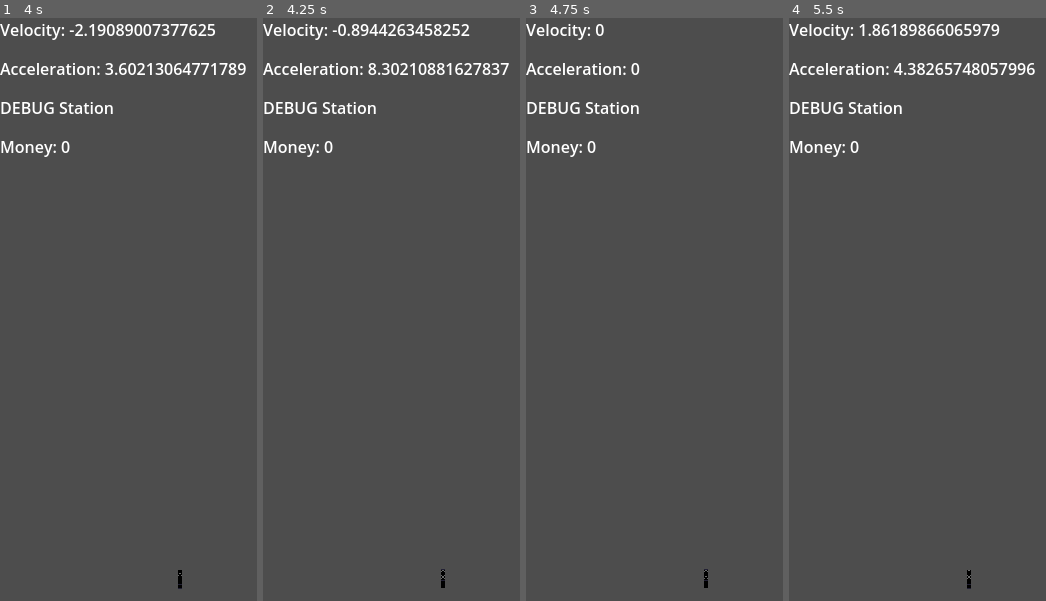
Above: before the commit, frames 1-4 (left to right).
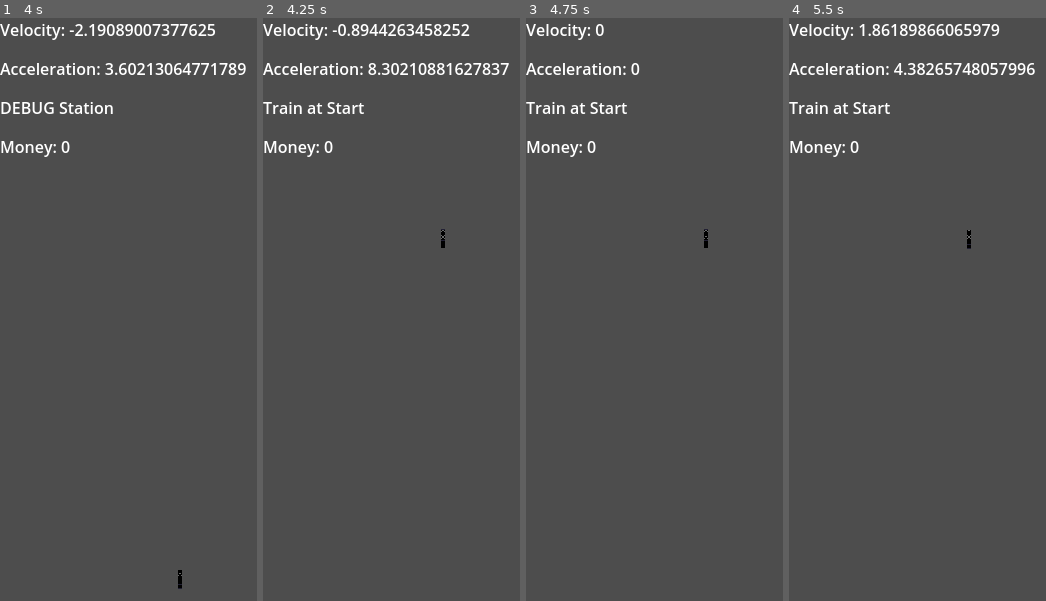
Above: after the commit, the same moments.

Repository: sthoni/gamejamaugust2024
Game: Godot game, scene res://level.tscn
Two runs of this game, one before a commit and one after it. Both use one fixed random seed, a clock stepped at 60 frames per second and the inputs below.
Inputs:
- Up to frame 1 (4 s): tap Enter at 0.5 s; hold Up (accelerate) 0.53-1.28 s; hold Down (brake) 1.28-2.03 s; tap Space at 2 s; hold Up (accelerate) 2.03-3.53 s; hold Down (brake) from 3.53 s (still down)
- Up to frame 2 (4.25 s): keep holding Down (brake); tap T (DEBUG_train_teleport, bound only after the commit) at 4.15 s
- Up to frame 3 (4.75 s): keep holding Down (brake)
- Up to frame 4 (5.5 s): keep holding Down (brake); tap Enter at 5 s

Frame 1 is identical in both runs. In frame 2, 0.7% of the frame differs, in the area x 0-71%, y 14-98%; in frame 3, 0.7%; in frame 4, 0.7%.

Commit message:
Debug Taste eingebaut und Infos repariert.

Diff:
--- a/global/Events.gd
+++ b/global/Events.gd
@@ -1,4 +1,5 @@
 extends Node
+
 
 # Train Events
 signal velocity_changed(velocity: float)
--- a/level.gd
+++ b/level.gd
@@ -3,10 +3,12 @@
 signal money_changed(money: int)
 
 @onready var money := 0
+@onready var train: Train = $Train
 
 # Called when the node enters the scene tree for the first time.
 func _ready() -> void:
 	Events.emit_signal("money_changed", money)
+	Events.station_status_changed.connect(_on_station_station_status_changed)
 
 
 # Called every frame. 'delta' is the elapsed time since the previous frame.
@@ -14,10 +16,13 @@
 	pass
 
 
+func _input(event: InputEvent) -> void:
+	if event.is_action_pressed("DEBUG_train_teleport"):
+		train.position.y -= 340
+
 func _on_station_station_status_changed(status: Station.TrainStatus) -> void:
-	print(status)
 	if status == Station.TrainStatus.STOPPED:
 		money += 100
-		emit_signal("money_changed", money)
+		Events.emit_signal("money_changed", money)
 		get_tree().paused = true
 		%Shop.show()
--- a/level.tscn
+++ b/level.tscn
@@ -17,3 +17,4 @@
 
 [node name="Shop" parent="." instance=ExtResource("9_0opmv")]
 unique_name_in_owner = true
+visible = false
--- a/project.godot
+++ b/project.godot
@@ -51,6 +51,11 @@
 "events": [Object(InputEventKey,"resource_local_to_scene":false,"resource_name":"","device":-1,"window_id":0,"alt_press …(195 unchanged characters)…
 ]
 }
+DEBUG_train_teleport={
+"deadzone": 0.5,
+"events": [Object(InputEventKey,"resource_local_to_scene":false,"resource_name":"","device":-1,"window_id":0,"alt_pressed":false,"shift_pressed":false,"ctrl_pressed":false,"meta_pressed":false,"pressed":false,"keycode":0,"physical_keycode":84,"key_label":0,"unicode":116,"location":0,"echo":false,"script":null)
+]
+}
 
 [rendering]
 
--- a/station/station.gd
+++ b/station/station.gd
@@ -2,6 +2,7 @@
 
 enum TrainStatus {
 	STOPPED,
+	STOPPED_WRONG,
 	AT_START,
 	AT_STATION,
 	AT_END,
@@ -9,7 +10,7 @@
 	DEPARTED
 }
 
-var train_at_station: Train
+var train_at_station: Train = null
 var status: TrainStatus = TrainStatus.NOT_ARRIVED
 
 # Called when the node enters the scene tree for the first time.
@@ -23,14 +24,17 @@
 		match status:
 			TrainStatus.AT_START:
 				print("Too soon.")
+				status = TrainStatus.STOPPED_WRONG
 			TrainStatus.AT_STATION:
 				print("Perfect!")
 				status = TrainStatus.STOPPED
 				status_changed()
+			TrainStatus.AT_END:
+				print("Too far. Ride back!")
+				status = TrainStatus.STOPPED_WRONG
 
 
 func status_changed() -> void:
-	print("Status")
 	Events.emit_signal("station_status_changed", status)
 
 
@@ -55,6 +59,9 @@
 
 func _on_station_end_body_exited(body: Node2D) -> void:
 	if body is Train:
-		status = TrainStatus.DEPARTED
+		if status == TrainStatus.STOPPED:
+			status = TrainStatus.DEPARTED
+		else:
+			status = TrainStatus.AT_STATION
 		train_at_station = null
 		status_changed()
--- a/station/station.tscn
+++ b/station/station.tscn
@@ -27,8 +27,6 @@
 [node name="CollisionShape2D" type="CollisionShape2D" parent="StationEnd"]
 shape = SubResource("RectangleShape2D_dk45f")
 
-[connection signal="body_entered" from="." to="." method="_on_body_entered"]
-[connection signal="body_exited" from="." to="." method="_on_body_exited"]
 [connection signal="body_entered" from="StationStart" to="." method="_on_station_start_body_entered"]
 [connection signal="body_exited" from="StationStart" to="." method="_on_station_start_body_exited"]
 [connection signal="body_entered" from="StationEnd" to="." method="_on_station_end_body_entered"]
--- a/train/train.gd
+++ b/train/train.gd
@@ -23,7 +23,7 @@
 		if flag_change_dir_on_acc == true:
 			direction = direction * (-1)
 			flag_change_dir_on_acc = false
-		var root = pow(velocity.y, 2) + direction * 2 / weight * acc_power * delta
+		var root := pow(velocity.y, 2) + direction * 2 / weight * acc_power * delta
 		if root > 0:
 			new_velocity = - direction * sqrt(root)
 		else:
@@ -37,7 +37,7 @@
 		if flag_change_dir_on_brake == true:
 			direction = direction * (-1)
 			flag_change_dir_on_brake = false
-		var root = pow(velocity.y, 2) - direction * 2 / weight * brake_power * delta
+		var root := pow(velocity.y, 2) - direction * 2 / weight * brake_power * delta
 		if root > 0:
 			new_velocity = - direction * sqrt(root)
 		else:
--- a/ui/debug_station.gd
+++ b/ui/debug_station.gd
@@ -3,7 +3,7 @@
 
 # Called when the node enters the scene tree for the first time.
 func _ready() -> void:
-	Events.station_status_changed.connect(_on_station_station_status_changed)
+	Events.station_status_changed.connect(_on_station_status_changed)
 
 
 # Called every frame. 'delta' is the elapsed time since the previous frame.
@@ -11,7 +11,7 @@
 	pass
 
 
-func _on_station_station_status_changed(status: Station.TrainStatus) -> void:
+func _on_station_status_changed(status: Station.TrainStatus) -> void:
 	match status:
 		Station.TrainStatus.AT_START:
 			self.text = "Train at Start"
--- a/ui/shop.tscn
+++ b/ui/shop.tscn
@@ -14,7 +14,6 @@
 
 [node name="Shop" type="Control"]
 process_mode = 3
-visible = false
 layout_mode = 3
 anchors_preset = 0
 offset_right = 360.0
